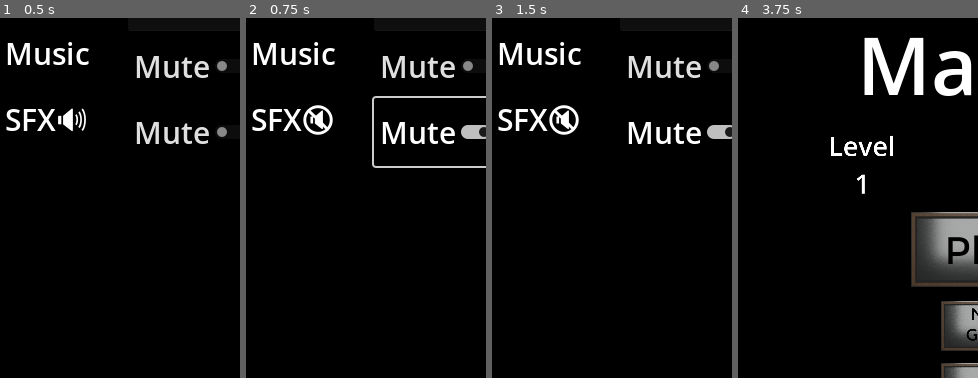
Above: before the commit, frames 1-4 (left to right).
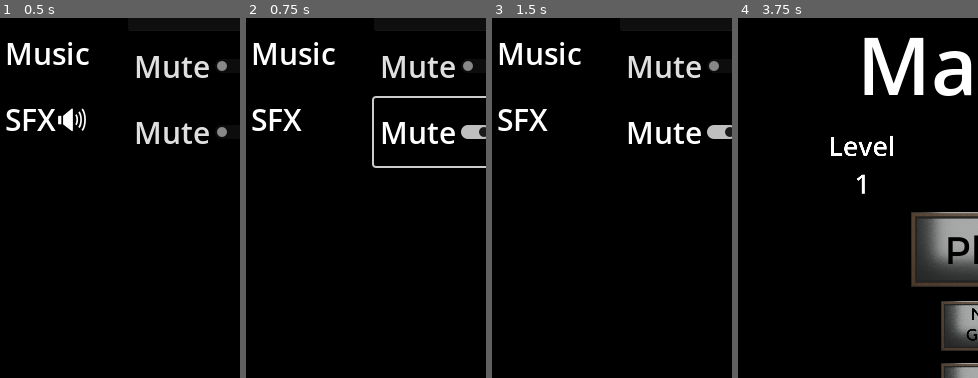
Above: after the commit, the same moments.

Repository: SecsAndCyber/GoldphishMatcher
Game: Godot game, scene res://source/options_state.tscn
Same seed, same stepped clock (60 frames per second), same inputs: the game is played once before the commit and once after it. This scene is started directly instead of the project's main scene.
Inputs (mouse positions are % of the whole screen's width and height, from its top left):
- Up to frame 1 (0.5 s): no input
- Up to frame 2 (0.75 s): click "Mute" at 0.5 s
- Up to frame 3 (1.5 s): click "Privacy Policy" at 1.25 s
- Up to frame 4 (3.75 s): click "Privacy Policy" at 2 s; click "Privacy Policy" at 2.75 s; click (53, 80) at 3.5 s
The pictures show only the part of the screen within x 0-50%, y 20-70%; the shares and areas given below are measured in that part.

Frame 1 is identical in both runs. In frame 2, 0.6% of the frame differs, in the area x 23-37%, y 24-33%; in frame 3, 0.6%; in frame 4, nothing differs.

Commit message:
Removed emojis

Diff:
--- a/source/scripts/options_state.gd
+++ b/source/scripts/options_state.gd
@@ -49,9 +49,9 @@
 
 func _on_sfx_mute_toggled(toggled_on: bool) -> void:
 	if toggled_on:
-		$SfxContainer/SfxSettingsLabel.text = "SFX🔇"
+		$SfxContainer/SfxSettingsLabel.text = "SFX"
 	else:
-		$SfxContainer/SfxSettingsLabel.text = "SFX🔊"
+		$SfxContainer/SfxSettingsLabel.text = "SFX"
 	Reg.SfxMute = toggled_on
 	Reg.saveScore()
 
